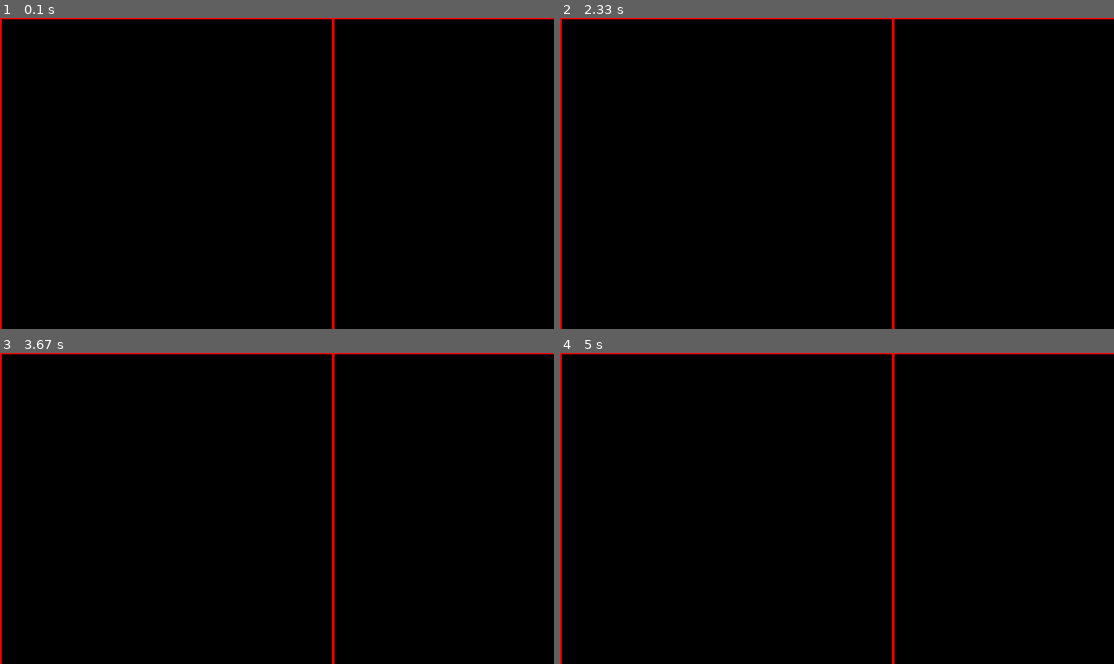
Above: before the commit, frames 1-4 (two rows, left to right).
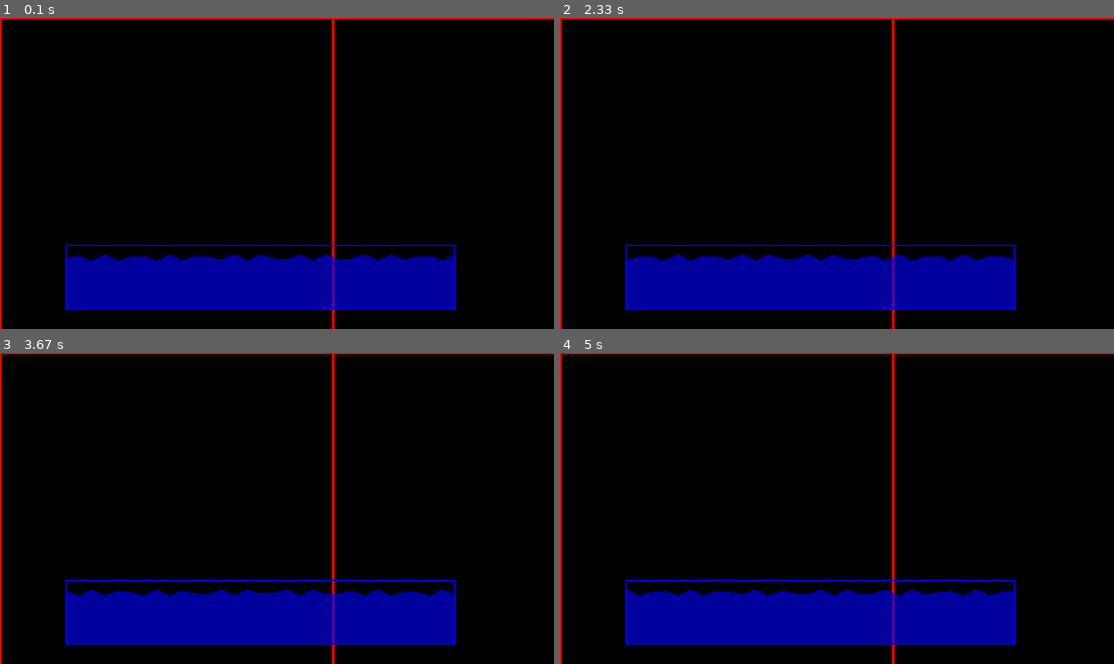
Above: after the commit, the same moments.

Repository: Ultrasword-Coder/pygame-water
Game: pygame game, started from main.py
The game is run twice, just before and just after one commit, with the same random seed, the same clock (stepped at 60 frames per second) and the same inputs.
Inputs (mouse positions are in pixels of both pictures, inside the frame that each line leads up to):
- Up to frame 1 (0.1 s): no input
- Up to frame 2 (2.33 s): click (837, 173) at 0.38 s; tap D at 1.67 s
- Up to frame 3 (3.67 s): no input
- Up to frame 4 (5 s): no input

The runs differ from the first frame. In frame 1, 12% of the frame differs, in the area x 11-83%, y 72-94%; in frame 2, 12%; in frame 3, 12%; in frame 4, 12%.

Commit message:
water visuals working

Diff:
--- a/main.py
+++ b/main.py
@@ -32,23 +32,22 @@
 
 sc = scene.Scene(config=scene.load_config(scene.Scene.DEFAULT_CONFIG))
 scw = sc.make_layer(sc.get_config(), 1)
-scw.get_chunk(0, 0)
+# scw.get_chunk(0, 0)
 
 # create water
-ww = water.Water(1280, 100)
-ww.position.xy = (0, 720 - 100)
+ww = water.Water(300, 50)
+ww.position.xy = (200, 200)
 
 scw.add_entity(ww)
 
 # aspects
-scw.add_aspect(base_objects.TileMapDebug())
-scw.add_aspect(base_objects.SpriteRendererAspect())
+# scw.add_aspect(base_objects.TileMapDebug())
+scw.add_aspect(base_objects.SpriteRendererAspectDebug())
 scw.add_aspect(base_objects.Collision2DRendererAspectDebug())
 scw.add_aspect(base_objects.RenderableAspect())
 
 # push scene
 scene.SceneHandler.push_scene(sc)
-
 
 # ------------------------------ #
 # game loop
@@ -63,8 +62,6 @@
     if SORA.is_key_clicked(pygame.K_d) and SORA.is_key_pressed(pygame.K_LSHIFT):
         SORA.DEBUG = not SORA.DEBUG
 
-    SORA.FRAMEBUFFER.blit(SORA.DEBUGBUFFER, (0, 0))
-
     # push frame
     SORA.push_framebuffer()
     # pygame.display.flip()
--- a/scripts/water.py
+++ b/scripts/water.py
@@ -1,18 +1,39 @@
 import pygame
 import soragl as SORA
 from soragl import physics, base_objects
+
+import numpy as np
+
+
+# ------------------------------- #
+# pointspring
+class PointSpring:
+    def __init__(self, origin, k, damping, tension):
+        self.origin = pygame.math.Vector2(origin)
+        self.position = pygame.math.Vector2(origin)
+        self.velocity = pygame.math.Vector2(0, 0)
+        self.k = k
+        self.damping = damping
+        self.tension = tension
+
+    def update(self):
+        """Update the point spring."""
+        dh = self.position - self.origin
+        self.velocity += self.tension * dh - self.velocity * self.damping
+        self.position += self.velocity
+
 
 # ------------------------------- #
 # water
 
 DEFAULT_CONFIG = {
-    "color": (0, 0, 255, 255),
-    "speed": 1,
-    "amplitude": 10,
-    "frequency": 0.1,
-    "phase": 0,
-    "period": 0,
-    "resolution": 0.1,
+    "color": (0, 0, 255, 159),
+    "resolution": 1 / 0.1,
+    "k": 1.0,
+    "damping": 0.05,
+    "tension": 0.01,
+    "height": 0.8,
+    "spread": 0.1,
 }
 
 
@@ -24,12 +45,16 @@
         self.config = config if config else DEFAULT_CONFIG.copy()
         self.surface = pygame.Surface(self.area)
 
-        self.points = [0 for i in range(int(width / self.config["resolution"]))]
-        self.freq = self.config["frequency"]
-        self.amp = self.config["amplitude"]
-        self.speed = self.config["speed"]
-        self.phase = self.config["phase"]
-        self.period = self.config["period"]
+        self.spread = self.config["spread"]
+        self.kc = self.config["k"]
+        self.damping = self.config["damping"]
+        self.tension = self.config["tension"]
+        self.w_height = 1 - self.config["height"]
+        # self.points = numpy.zeros(int(width / self.config["resolution"]))
+        self.points = [
+            PointSpring((x, 0), self.kc, self.damping, self.tension)
+            for x in range(0, width + 1, int(self.config["resolution"]))
+        ]
 
         # components
         self.c_sprite = base_objects.Sprite(width, height)
@@ -39,7 +64,52 @@
         """Called when the object is ready."""
         self.add_component(self.c_sprite)
         self.add_component(base_objects.SpriteRenderer())
-        print(self.position)
+
+    def add_volume(self, volume):
+        """Add volume to the water."""
+        self.w_height += volume / self.area[0]
+
+    def remove_volume(self, volume):
+        """Remove volume from the water."""
+        self.add_volume(-volume)
+
+    def spread_wave(self, x, y):
+        """Spread a wave from a point."""
+        # changes for first and last point
+        self.points[0].velocity.y += self.spread * (y - self.points[0].position.y)
+        self.points[-1].velocity.y += self.spread * (y - self.points[-1].position.y)
+
+        # changes for other points
+        for i in range(1, len(self.points) - 2):
+            self.points[i].velocity.y += self.spread * (y - self.points[i].position.y)
+            self.points[i].velocity.y += self.spread * (
+                self.points[i].height - self.points[i + 1].height
+            )
+
+    def splash(self, location, velocity):
+        """Splash the water."""
+        if 0 <= location < len(self.points):
+            self.points[location].velocity.y += velocity
+
+    # === update
 
     def update(self):
-        self.sprite.fill(self.config["color"])
+        self.sprite.fill((0, 0, 0, 0))
+        # self.sprite.fill(self.config["color"])
+        # draw each point
+        h = self.area[1] * self.w_height
+        for point in self.points:
+            point.update()
+        # draw polygon between points
+        pygame.draw.polygon(
+            self.sprite,
+            self.config["color"],
+            [
+                (
+                    p.position.x,
+                    p.position.y + h + np.sin(SORA.ENGINE_UPTIME + p.position.x) * 3,
+                )
+                for p in self.points
+            ]
+            + [(self.area[0], self.area[1]), (0, self.area[1])],
+        )
--- a/soragl/__init__.py
+++ b/soragl/__init__.py
@@ -384,7 +384,7 @@
 
 def make_surface(width, height, flags=0, depth=32):
     """Creates a new surface."""
-    return pygame.Surface((width, height), flags, depth)
+    return pygame.Surface((width, height), flags, depth).convert_alpha()
 
 
 # audio
--- a/soragl/base_objects.py
+++ b/soragl/base_objects.py
@@ -54,15 +54,13 @@
         if width <= 0 or height <= 0:
             self._sprite = sprite
             self.width, self.height = self._sprite.get_size()
+        elif sprite is not None:
+            self._sprite = SORA.scale_image(sprite, (self.width, self.height))
         else:
-            self._sprite = (
-                SORA.scale_image(sprite, (width, height))
-                if sprite is not None
-                else SORA.make_surface(width, height)
-            )
+            self._sprite = SORA.make_surface(width, height)
+        # calculate half width and height
         self.hwidth = self.width // 2
         self.hheight = self.height // 2
-        # print(self.width, self.height, self._sprite)
 
     @property
     def sprite(self):
--- a/soragl/physics.py
+++ b/soragl/physics.py
@@ -12,6 +12,7 @@
 # ------------------------------------------------------------ #
 # global constnats
 # ------------------------------------------------------------ #
+
 
 class World2D:
     RIGHT = pgmath.Vector2(1, 0)
@@ -22,6 +23,8 @@
     Y_AXIS = UP
 
     GRAVITY = DOWN * 9.8
+
+
 class World3D:
     X_AXIS = pgmath.Vector3(1, 0, 0)
     Y_AXIS = pgmath.Vector3(0, 1, 0)
@@ -31,10 +34,10 @@
     UP = Y_AXIS
 
 
-
 # ------------------------------------------------------------ #
 # create a base entity class using the entity system
 # ------------------------------------------------------------ #
+
 
 class Entity:
     ENTITY_COUNT = 0
@@ -65,7 +68,7 @@
         # print(self)
         pass
 
-    #=== components
+    # === components
     @property
     def components(self) -> dict:
         """Components property"""
@@ -95,7 +98,7 @@
         """Check if an entity has a component"""
         return hash(comp_class) in self._components
 
-    #=== default functions
+    # === default functions
     def update(self):
         """Default update function"""
         pass
@@ -104,7 +107,7 @@
         """Kill the entity"""
         self._alive = False
 
-    #=== values / setters / getters
+    # === values / setters / getters
     @property
     def area(self):
         """Get the area"""
@@ -114,10 +117,12 @@
     def area(self, new_area: tuple):
         """set a new area"""
         if len(new_area) != 2:
-            raise NotImplementedError(f"The area {new_area} is not supported yet! {__file__} {__package__}")
-        self.rect.w, self.rect.h= new_area
-
-    #=== standard overloads
+            raise NotImplementedError(
+                f"The area {new_area} is not supported yet! {__file__} {__package__}"
+            )
+        self.rect.w, self.rect.h = new_area
+
+    # === standard overloads
     def __eq__(self, o):
         """Overload the == operator"""
         return id(self) == id(o)
@@ -138,6 +143,7 @@
 TODO:
 - figure out how to do the above :)
 """
+
 
 def is_separated(shape1, shape2, axis: pgmath.Vector2) -> bool:
     """Return True if the shapes are separated along the given axis"""
@@ -147,6 +153,7 @@
     min_proj2, max_proj2 = min(proj2), max(proj2)
     return max_proj1 < min_proj2 or min_proj1 > max_proj2
 
+
 def overlap_general(shape1_, shape2_) -> bool:
     """Check if two objects overlap -- axis not used"""
     shape1 = list(shape1_.get_vertices())
@@ -155,14 +162,14 @@
 
     # Test all the normals (edge directions) of shape1
     for i in range(len(shape1)):
-        edge = shape1[i] - shape1[i-1]
+        edge = shape1[i] - shape1[i - 1]
         axis = pgmath.Vector2(-edge.y, edge.x).normalize()
         if is_separated(shape1, shape2, axis):
             return False
 
     # Test all the normals (edge directions) of shape2
     for i in range(len(shape2)):
-        edge = shape2[i] - shape2[i-1]
+        edge = shape2[i] - shape2[i - 1]
         axis = pgmath.Vector2(-edge.y, edge.x).normalize()
         if is_separated(shape1, shape2, axis):
             return False
@@ -175,6 +182,7 @@
 # particle handling + physics
 # ------------------------------------------------------------ #
 
+
 class ParticleHandler(Entity):
     # ------------------------------ #
     # functions for updating + creating particles
@@ -205,36 +213,51 @@
     @classmethod
     def get_create_function(cls, name):
         """Get a create function"""
-        return cls.CREATE[name] if name in cls.CREATE else cls.CREATE[cls.DEFAULT_CREATE]
+        return (
+            cls.CREATE[name] if name in cls.CREATE else cls.CREATE[cls.DEFAULT_CREATE]
+        )
 
     @classmethod
     def get_update_function(cls, name):
         """Get an update fucntion"""
-        return cls.UPDATE[name] if name in cls.UPDATE else cls.UPDATE[cls.DEFAULT_UPDATE]
+        return (
+            cls.UPDATE[name] if name in cls.UPDATE else cls.UPDATE[cls.DEFAULT_UPDATE]
+        )
 
     @classmethod
     def get_create_timer_funcion(cls, name):
         """Get a timer function"""
-        return cls.TIMER_FUNC[name] if name in cls.TIMER_FUNC else cls.TIMER_FUNC[cls.DEFAULT_TIMER]
+        return (
+            cls.TIMER_FUNC[name]
+            if name in cls.TIMER_FUNC
+            else cls.TIMER_FUNC[cls.DEFAULT_TIMER]
+        )
 
     # ------------------------------ #
 
-    def __init__(self, args: dict = {}, max_particles: int = 100, create_func: str = None, update_func: str = None, create_timer_func: str = None):
+    def __init__(
+        self,
+        args: dict = {},
+        max_particles: int = 100,
+        create_func: str = None,
+        update_func: str = None,
+        create_timer_func: str = None,
+    ):
         super().__init__()
         # private
         self._particles = {}
         self._particle_count = 0
         self._max_particles = max_particles
-        self._data = {
-            "interval": 0.1
-        }
+        self._data = {"interval": 0.1}
         self._timer = 0
         self._remove = []
         self.args = args
 
         # public
         self._function_data = [create_func, update_func, create_timer_func]
-        self.create_timer_func = ParticleHandler.get_create_timer_funcion(name=create_timer_func)
+        self.create_timer_func = ParticleHandler.get_create_timer_funcion(
+            name=create_timer_func
+        )
         self.create_func = ParticleHandler.get_create_function(name=create_func)
         self.update_func = ParticleHandler.get_update_function(name=update_func)
 
@@ -279,12 +302,15 @@
 # create function
 def _default_create(parent, **kwargs):
     """Default create function for particles"""
-    return [parent.position.xy,
-            kwargs["vel"] if "vel" in kwargs else pgmath.Vector2(random.random()-0.5, -5),
-            kwargs["radius"] if "radius" in kwargs else 2,
-            kwargs["color"] if "color" in kwargs else (0, 0, 255),
-            kwargs["life"] if "life" in kwargs else 1.0,
-            parent.get_new_particle_id()]
+    return [
+        parent.position.xy,
+        kwargs["vel"] if "vel" in kwargs else pgmath.Vector2(random.random() - 0.5, -5),
+        kwargs["radius"] if "radius" in kwargs else 2,
+        kwargs["color"] if "color" in kwargs else (0, 0, 255),
+        kwargs["life"] if "life" in kwargs else 1.0,
+        parent.get_new_particle_id(),
+    ]
+
 
 # update function
 def _default_update(parent, particle):
@@ -298,7 +324,8 @@
     # move
     particle[0] += particle[1]
     # render
-    pgdraw.circle(SORA.FRAMEBUFFER, particle[3], particle[0], particle[2]) #, 1)
+    pgdraw.circle(SORA.FRAMEBUFFER, particle[3], particle[0], particle[2])  # , 1)
+
 
 # timer function
 def _default_timer(parent):
@@ -312,7 +339,12 @@
         parent._particles[particle[-1]] = particle
         # print(parent._particle_count)
 
+
 # update function
-ParticleHandler.register_create_function(ParticleHandler.DEFAULT_CREATE, _default_create)
-ParticleHandler.register_update_function(ParticleHandler.DEFAULT_UPDATE, _default_update)
+ParticleHandler.register_create_function(
+    ParticleHandler.DEFAULT_CREATE, _default_create
+)
+ParticleHandler.register_update_function(
+    ParticleHandler.DEFAULT_UPDATE, _default_update
+)
 ParticleHandler.register_timer_function(ParticleHandler.DEFAULT_TIMER, _default_timer)
--- a/soragl/scene.py
+++ b/soragl/scene.py
@@ -1,15 +1,19 @@
 # ------------------------------------------------------------ #
 import json
 import pygame
+
 # ------------------------------------------------------------ #
 import soragl as SORA
+
 if SORA.DEBUG:
     print("Activating scene.py")
 from queue import deque
+
 # ------------------------------------------------------------ #
 
 # ------------------------------ #
 # scenehandler
+
 
 class SceneHandler:
     _STACK = deque()
@@ -37,8 +41,10 @@
         """Update the current scene"""
         cls._STACK[-1].update()
 
+
 # ------------------------------ #
 # scene -- handlers
+
 
 class EntityHandler:
     """
@@ -46,6 +52,7 @@
     - only store entities + entity types
     - used to compare entity types + entities if required!
     """
+
     ENTITY_TYPES = {}
 
     @classmethod
@@ -86,8 +93,10 @@
         """Clear the entity handler"""
         self._entities.clear()
 
+
 # ------------------------------ #
 # scene - chunks
+
 
 class Chunk:
     def __init__(self, x: int, y: int, world, options: dict):
@@ -99,7 +108,7 @@
 
         # public
         cpw, cph = options["chunkpixw"], options["chunkpixh"]
-        self.rect = pygame.Rect(x * cpw, y * cph, (x+1) * cpw, (y+1) * cph)
+        self.rect = pygame.Rect(x * cpw, y * cph, (x + 1) * cpw, (y + 1) * cph)
 
     def __hash__(self):
         """Hash the chunk"""
@@ -114,11 +123,13 @@
         if SORA.DEBUG:
             pygame.draw.rect(SORA.FRAMEBUFFER, (255, 0, 0), self.rect, 1)
 
+
 # ------------------------------ #
 # scene - aspects
 
+
 class Aspect:
-    def __init__(self, target_component_class, priority:int=0):
+    def __init__(self, target_component_class, priority: int = 0):
         """Create a processor"""
         # defined after added to world
         self._world = None
@@ -140,17 +151,20 @@
         for entity in self._world._components[self._target]:
             yield self._world._scene.get_entity(hash(entity))
 
+
 # ------------------------------ #
 # components
 
+
 class ComponentHandler:
-    COMPONENTS = {} # comp_hash: comp class
+    COMPONENTS = {}  # comp_hash: comp class
 
     @classmethod
     def register_component(cls, comp):
         """Register the component"""
         if comp.__class__.__name__ not in cls.COMPONENTS:
             cls.COMPONENTS[comp.__class__.__name__] = comp.__class__
+
 
 class Component:
     def __init__(self, loaded_hash: int = None):
@@ -174,20 +188,29 @@
         """Get the pre-loaded hash"""
         return self.HASH
 
+
 # ------------------------------ #
 # world class
+
 
 class World:
     """
     Acts as layers within a scene
     """
 
-    def __init__(self, scene, options: dict, render_distance: int = 1, aspects: dict = {}, chunks: dict={}):
+    def __init__(
+        self,
+        scene,
+        options: dict,
+        render_distance: int = 1,
+        aspects: dict = {},
+        chunks: dict = {},
+    ):
         self._chunks = {}
         self._scene = scene
         self._active_chunks = set()
         self._aspects = []
-        self._components = {} # comp_hash: {entities} (set)
+        self._components = {}  # comp_hash: {entities} (set)
         self._options = options
         # rendering
         self._center_chunk = [0, 0]
@@ -206,7 +229,7 @@
         # update active chunks
         self.set_center_chunk(0, 0)
 
-    #== entitiy
+    # == entitiy
     def get_entity(self, entity):
         """Get the entity"""
         return self._ehandler.get_entity(entity)
@@ -219,8 +242,10 @@
         for comp in entity.components:
             self.add_component(entity, comp)
         # add to chunk
-        c = self.get_chunk(entity.rect.centerx // self._options["chunkpixw"],
-                entity.rect.centery // self._options["chunkpixh"])
+        c = self.get_chunk(
+            entity.rect.centerx // self._options["chunkpixw"],
+            entity.rect.centery // self._options["chunkpixh"],
+        )
         c._intrinstic_entities.add(hash(entity))
 
     def update_entity_chunk(self, entity, old, new):
@@ -237,7 +262,7 @@
             for entity in self._chunks[chunk]._intrinstic_entities:
                 yield self._scene._global_entities[entity]
 
-    #== comps
+    # == comps
     def add_component(self, entity, component):
         """Add a component to an entity in the world"""
         comp_hash = hash(component)
@@ -257,7 +282,7 @@
             self._components[comp_class.get_hash()].remove(hash(entity))
             entity.components.remove(comp_class.get_hash())
 
-    #== chunks
+    # == chunks
     def add_chunk(self, chunk):
         """Add chunks to the world"""
         self._chunks[hash(chunk)] = chunk
@@ -274,8 +299,14 @@
         self._center_chunk[1] = y
         # update active chunks
         self._active_chunks.clear()
-        for i in range(self._center_chunk[0] - self.render_distance, self._center_chunk[0] + self.render_distance + 1):
-            for j in range(self._center_chunk[1] - self.render_distance, self._center_chunk[1] + self.render_distance + 1):
+        for i in range(
+            self._center_chunk[0] - self.render_distance,
+            self._center_chunk[0] + self.render_distance + 1,
+        ):
+            for j in range(
+                self._center_chunk[1] - self.render_distance,
+                self._center_chunk[1] + self.render_distance + 1,
+            ):
                 self._active_chunks.add(hash(self.get_chunk(i, j)))
 
     def get_chunk(self, x: int, y: int):
@@ -288,7 +319,7 @@
         self._chunks[hash(c)] = c
         return c
 
-    #== aspects
+    # == aspects
     def add_aspect(self, aspect):
         """Add an aspect to the world"""
         aspect._world = self
@@ -329,7 +360,7 @@
             aspect_time = int(round((SORA.get_time() - st) * 1000, 3))
             self.aspect_times[i.__class__.__name__] = aspect_time
 
-    #== update
+    # == update
     def update(self):
         """Update the world"""
         # == update chunks
@@ -351,15 +382,17 @@
     def __hash__(self):
         return id(self)
 
+
 # ------------------------------ #
 # scene
+
 
 class Scene:
     DEFAULT_CONFIG = "assets/config.json"
 
     def __init__(self, config: dict = None):
         """Create a scene object"""
-        #=== private
+        # === private
         self._layers = []
         self._config = config if config else load_config(Scene.DEFAULT_CONFIG)
 
@@ -412,10 +445,19 @@
         for pack in buf:
             pack.on_ready()
 
+
 # ------------------------------ #
 
 # configuration for ECS
-DEFAULT_CONFIG = {"chunkpixw": 256, "chunkpixh": 256, "chunktilew": 16, "chunktileh": 16, "tilepixw": 16, "tilepixh": 16}
+DEFAULT_CONFIG = {
+    "chunkpixw": 256,
+    "chunkpixh": 256,
+    "chunktilew": 16,
+    "chunktileh": 16,
+    "tilepixw": 16,
+    "tilepixh": 16,
+}
+
 
 def configure_ecs(**kwargs):
     """Filter out invalid configurations"""
@@ -434,12 +476,14 @@
 
     return config
 
+
 def save_config(config, fname):
     """Save a configuration for ECS"""
-    with open(fname, 'w') as file:
+    with open(fname, "w") as file:
         json.dump(file, config)
+
 
 def load_config(fname):
     """Load a configuration for ECS"""
-    with open(fname, 'r') as file:
+    with open(fname, "r") as file:
         return configure_ecs(**json.load(file))
